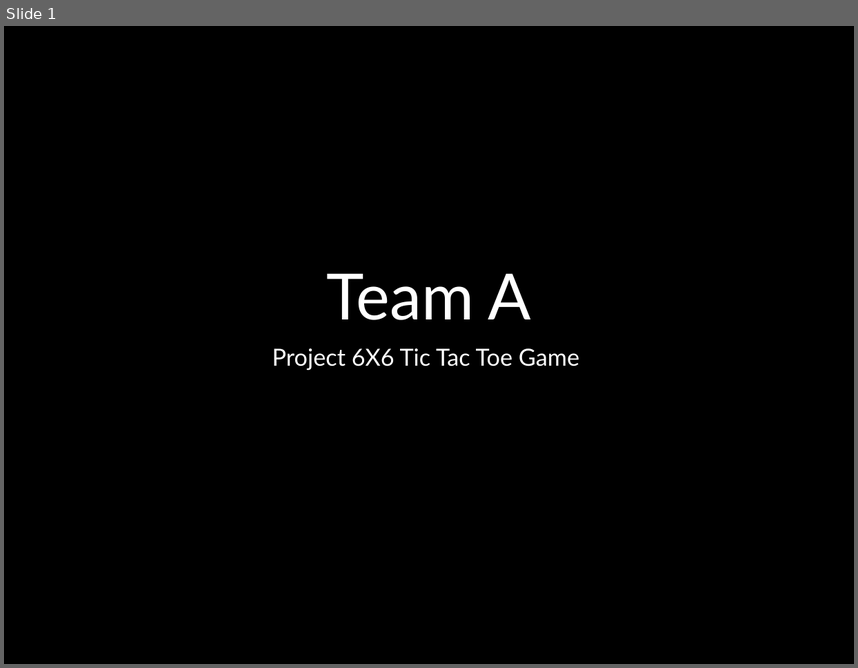
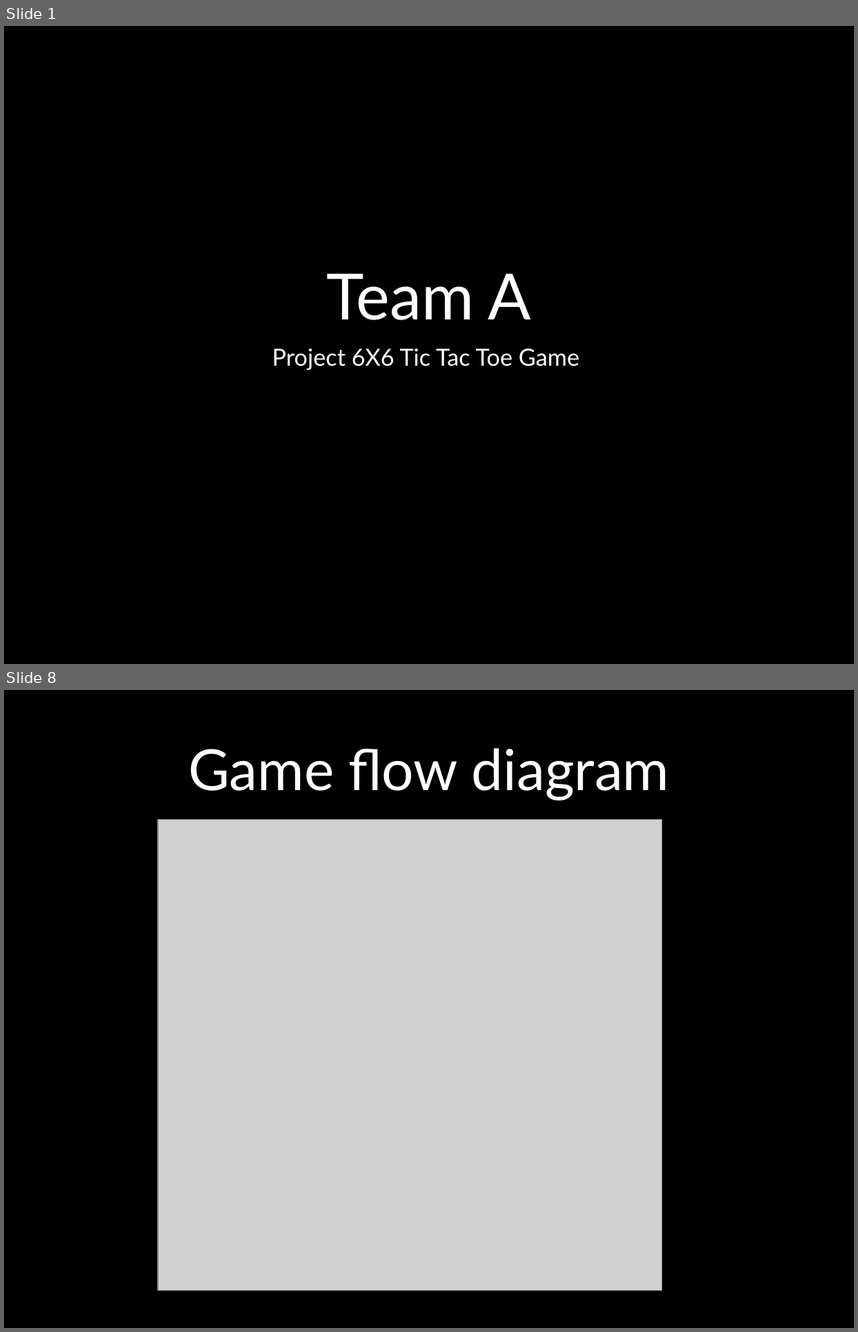
Before and after one commit to Amatarasu/A-Team, a slide deck: Power Point Presentation.pptx. Shown one above the other, each under a label of ours: slide 1 before the commit, slides 1 and 8 after it; the slides between them are not shown. The pictures are 858x668 and 858x1332 pixels, drawn with LibreOffice and Linux fonts; fonts in the diff are those of the drawing; grey boxes stand for pictures; background and template pictures are left out. Boxes give left, top, right and bottom in pixels: in the first picture for what was removed or moved away, otherwise in the second. Text is boxed around its words. In the diff, an @@ line names an element or a change of style, - is before the commit and + after.

Commit message:
eddited the powerpoint and change the diagram flow

```diff
--- a/Power Point Presentation.pptx
+++ b/Power Point Presentation.pptx
@@ slide 8 added at bbox=[4, 690, 854, 1328], background picture (left out) @@
@@ title added at bbox=[188, 748, 670, 800], 48 pt, text #FFFFFF @@
+Game flow diagram
@@ picture added at bbox=[158, 819, 662, 1290] @@
```
Also in this commit, not shown: 3 slides changed, 3 other slides added, 2 slides removed.
